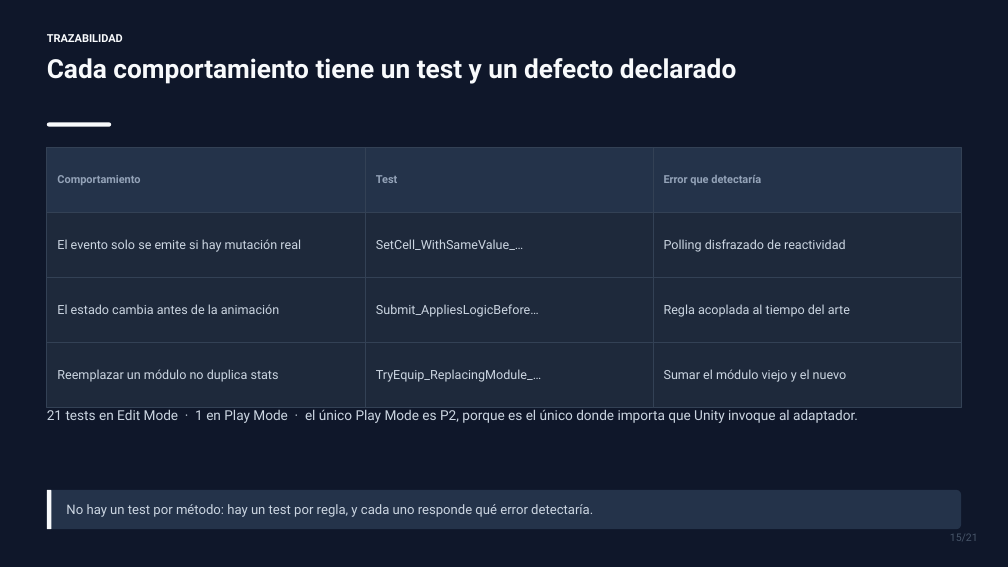
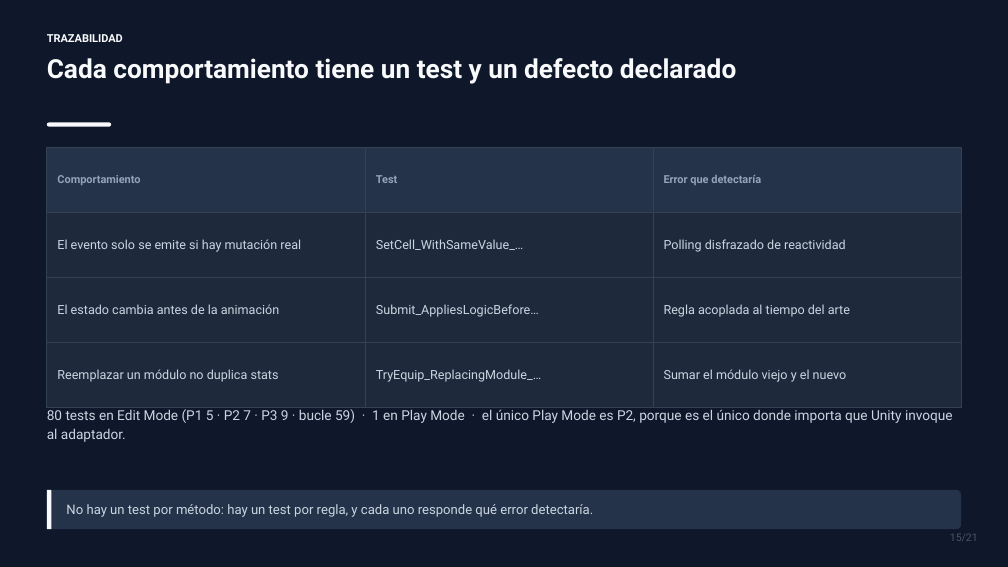
Before and after one commit to SenKetZu/HexPG, a slide deck: slide 15 of docs/presentacion/TP2-VoidHex-Tactics.pptx. Drawn at 1008x567 pixels with LibreOffice and Linux fonts; fonts in the diff are those of the drawing. Boxes give left, top, right and bottom in pixels: in the first picture for what was removed or moved away, otherwise in the second. Text is boxed around its words. In the diff, an @@ line names an element or a change of style, - is before the commit and + after.

```diff
--- a/docs/presentacion/TP2-VoidHex-Tactics.pptx
+++ b/docs/presentacion/TP2-VoidHex-Tactics.pptx
@@ text at (47,407,953,442): text changed @@
-21 tests en Edit Mode · 1 en Play Mode · el único Play Mode es P2, porque es el único donde importa que Unity invoque al adaptador.
+80 tests en Edit Mode (P1 5 · P2 7 · P3 9 · bucle 59) · 1 en Play Mode · el único Play Mode es P2, porque es el único donde importa que Unity invoque al adaptador.
```
Also in this commit, not shown: 2 other slides changed, 2 other files.
